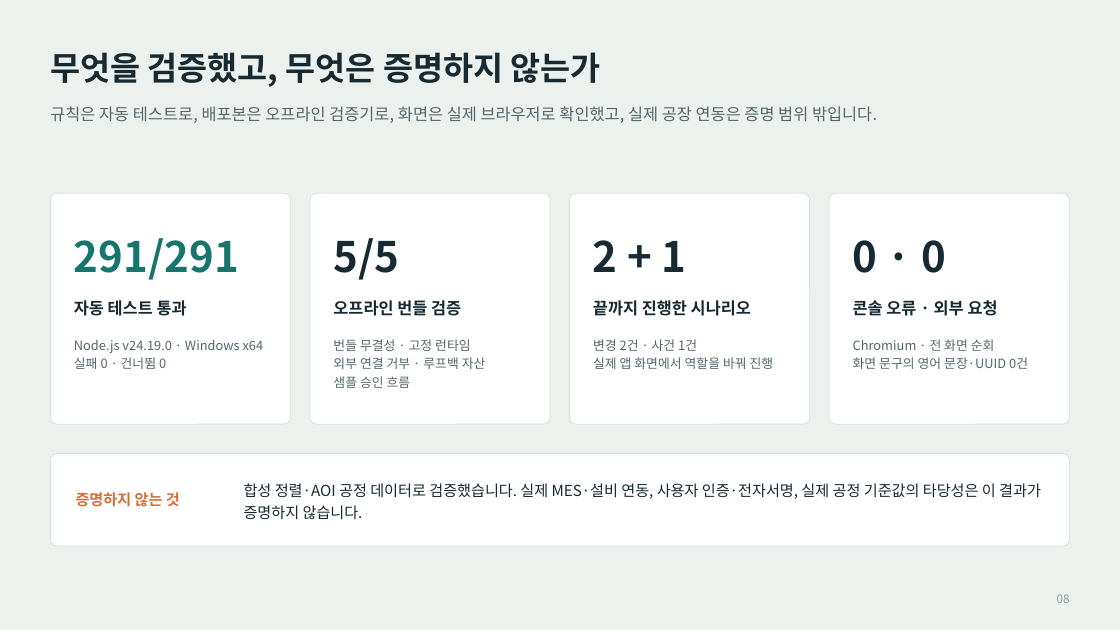
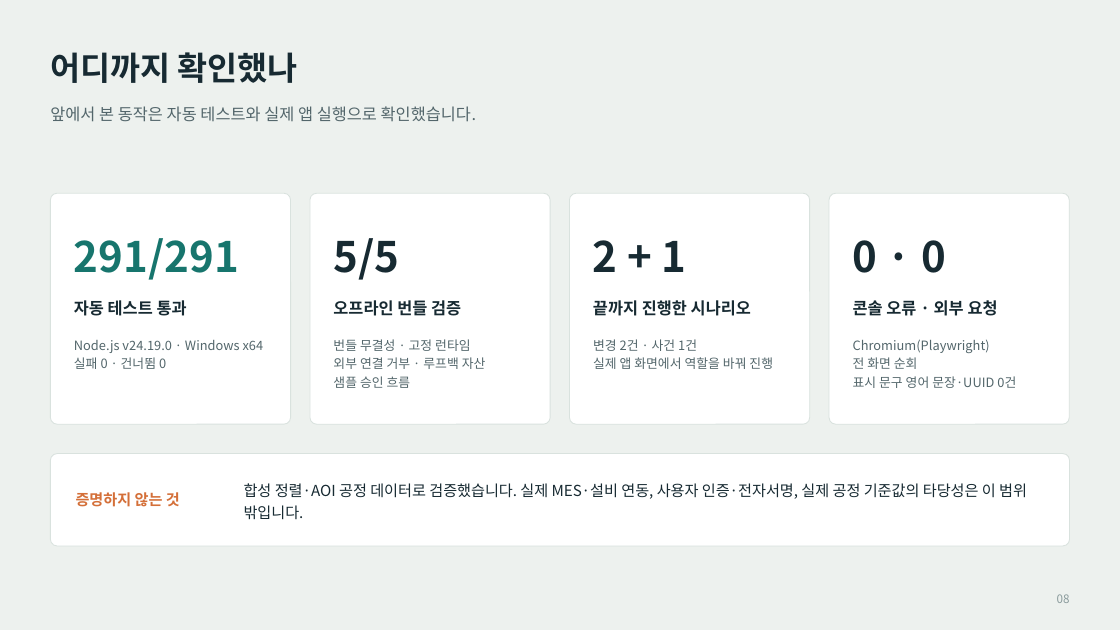
Before and after one commit to antvinas/FabAssure, a slide deck: slide 8 of portfolio/FabAssure-SKhynix.pptx. Drawn at 1120x630 pixels with LibreOffice and Linux fonts; fonts in the diff are those of the drawing. Boxes give left, top, right and bottom in pixels: in the first picture for what was removed or moved away, otherwise in the second. Text is boxed around its words. In the diff, an @@ line names an element or a change of style, - is before the commit and + after.

```diff
--- a/portfolio/FabAssure-SKhynix.pptx
+++ b/portfolio/FabAssure-SKhynix.pptx
@@ text at (50,52,298,83): text changed @@
-무엇을 검증했고, 무엇은 증명하지 않는가
+어디까지 확인했나
@@ text at (50,106,476,122): text changed @@
-규칙은 자동 테스트로, 배포본은 오프라인 검증기로, 화면은 실제 브라우저로 확인했고, 실제 공장 연동은 증명 범위 밖입니다.
+앞에서 본 동작은 자동 테스트와 실제 앱 실행으로 확인했습니다.
@@ text at (853,339,1016,388): text changed @@
-Chromium · 전 화면 순회
-화면 문구의 영어 문장·UUID 0건
+Chromium(Playwright)
+전 화면 순회
+표시 문구 영어 문장·UUID 0건
@@ text at (244,483,1027,520): text changed @@
-합성 정렬·AOI 공정 데이터로 검증했습니다. 실제 MES·설비 연동, 사용자 인증·전자서명, 실제 공정 기준값의 타당성은 이 결과가 증명하지 않습니다.
+합성 정렬·AOI 공정 데이터로 검증했습니다. 실제 MES·설비 연동, 사용자 인증·전자서명, 실제 공정 기준값의 타당성은 이 범위 밖입니다.
```
Also in this commit, not shown: 9 other slides changed, 2 other files.
